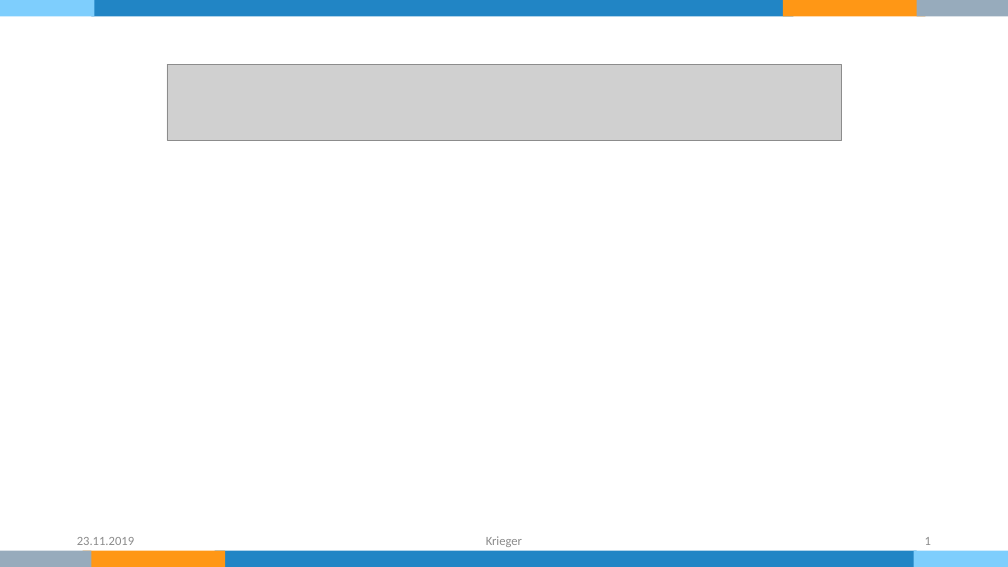
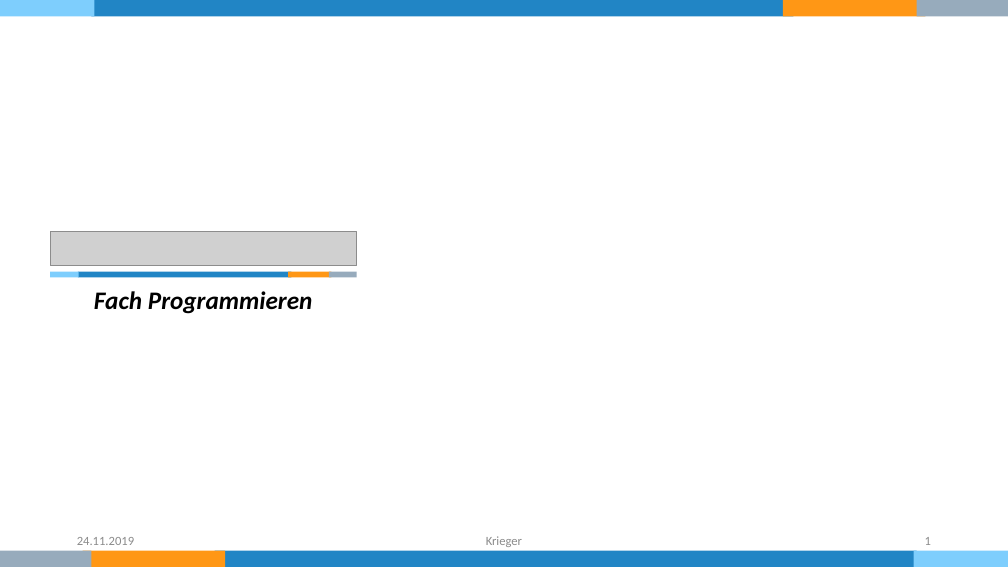
Before and after one commit to KriegersBlog/nordwind-tool, a slide deck: slide 1 of Dokumentation/Präsentation.pptx. Drawn at 1008x567 pixels with LibreOffice and Linux fonts; fonts in the diff are those of the drawing; grey boxes stand for pictures. Boxes give left, top, right and bottom in pixels: in the first picture for what was removed or moved away, otherwise in the second. Text is boxed around its words. In the diff, an @@ line names an element or a change of style, - is before the commit and + after.

```diff
--- a/Dokumentation/Präsentation.pptx
+++ b/Dokumentation/Präsentation.pptx
@@ picture: place and size @@
-picture at box(167, 64, 842, 141)
+picture at box(50, 231, 357, 266)
@@ text added at box(94, 291, 313, 314), 24 pt, text #000000, bold, italic @@
+Fach Programmieren
@@ group added at box(50, 271, 357, 278): 4 rectangles @@
@@ text at box(77, 537, 134, 545): text changed @@
-23.11.2019
+24.11.2019
```
Also in this commit, not shown: 12 other slides changed, 1 other file.
